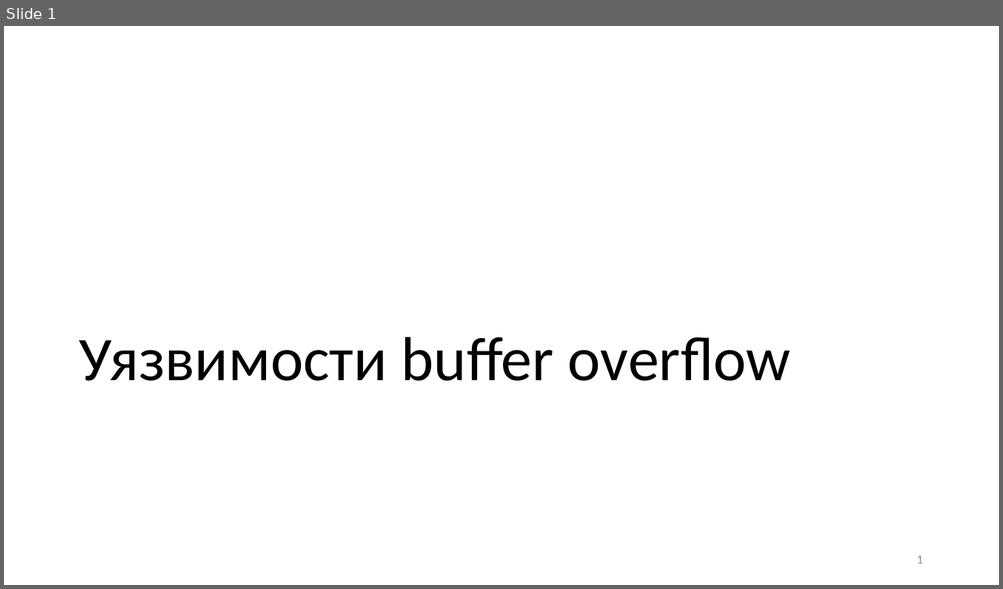
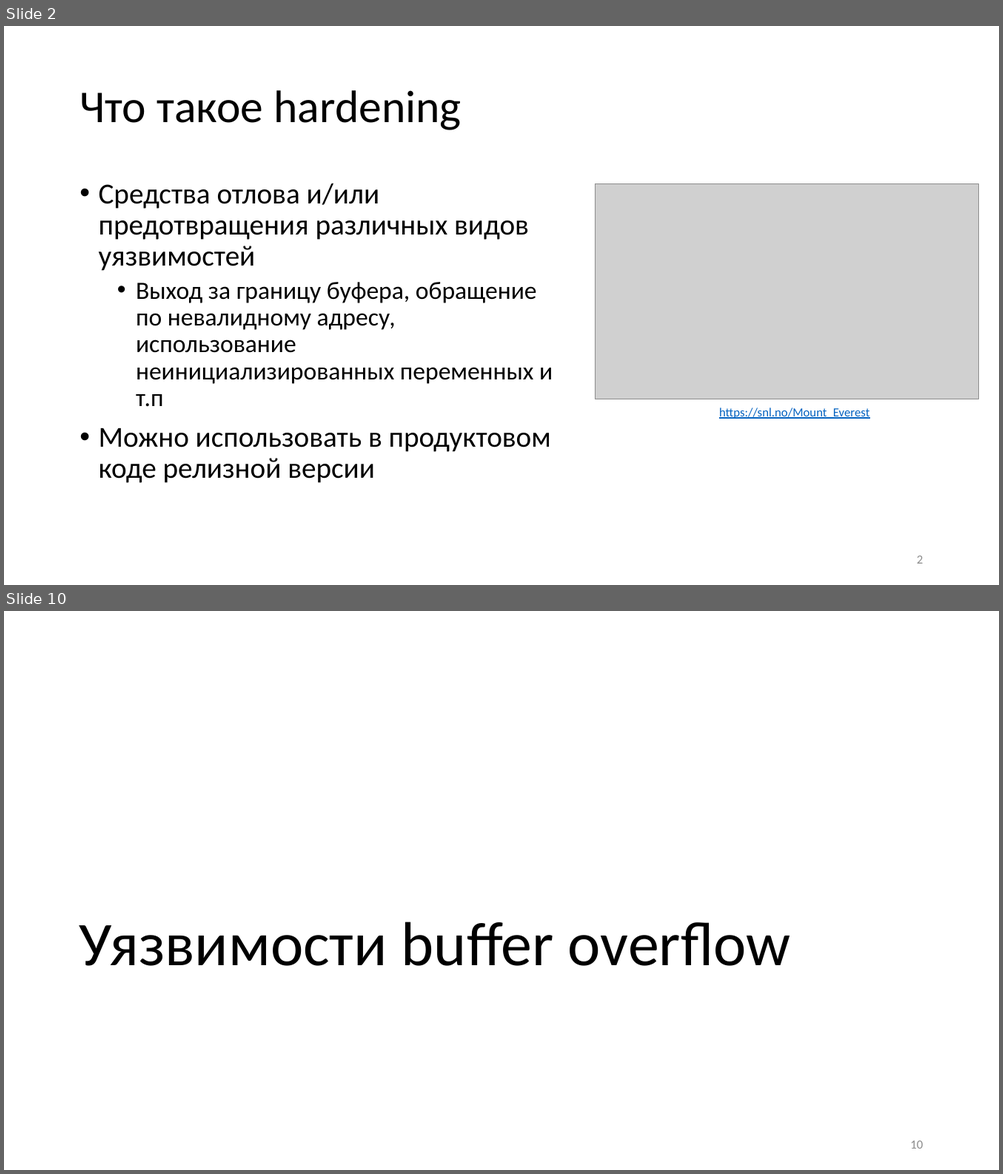
Before and after one commit to yugr/slides, a slide deck: CppZeroCost/2025/RU.pptx. Shown one above the other, each under a label of ours: slide 1 before the commit, slides 2 and 10 after it; the slides between them are not shown. The pictures are 1003x589 and 1003x1174 pixels, drawn with LibreOffice and Linux fonts; fonts in the diff are those of the drawing; grey boxes stand for pictures. Boxes give left, top, right and bottom in pixels: in the first picture for what was removed or moved away, otherwise in the second. Text is boxed around its words. In the diff, an @@ line names an element or a change of style, - is before the commit and + after.

```diff
--- a/CppZeroCost/2025/RU.pptx
+++ b/CppZeroCost/2025/RU.pptx
@@ slide 2 added at <box>4,26,999,585</box>, background #FFFFFF @@
@@ title added at <box>79,90,461,130</box>, 44 pt, text #000000 @@
+Что такое hardening
@@ text added at <box>99,183,552,483</box>, 28 pt, text #000000 @@
+• Средства отлова и/или предотвращения различных видов уязвимостей
+  • Выход за границу буфера, обращение по невалидному адресу, использование неинициализированных переменных и т.п
+• Можно использовать в продуктовом коде релизной версии
@@ picture added at <box>596,184,979,400</box> @@
@@ text added at <box>719,408,869,419</box>, 12 pt, text #0563C1, underline @@
+https://snl.no/Mount_Everest
@@ page number added at <box>916,556,922,564</box>, 12 pt, text #8C8C8C @@
+2
@@ what was slide 1 is now slide 10 @@
@@ page number at <box>910,1141,922,1149</box>: text changed @@
-1
+10
```
Also in this commit, not shown: 2 slides changed, 20 other slides added, 2 other files.
